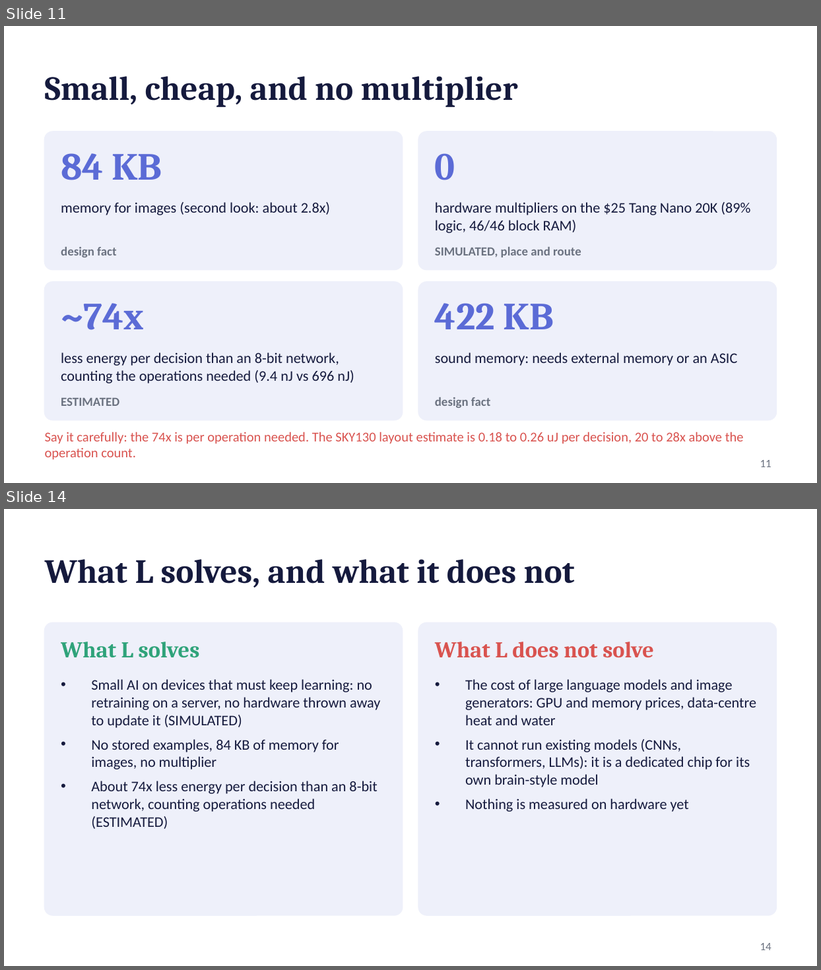
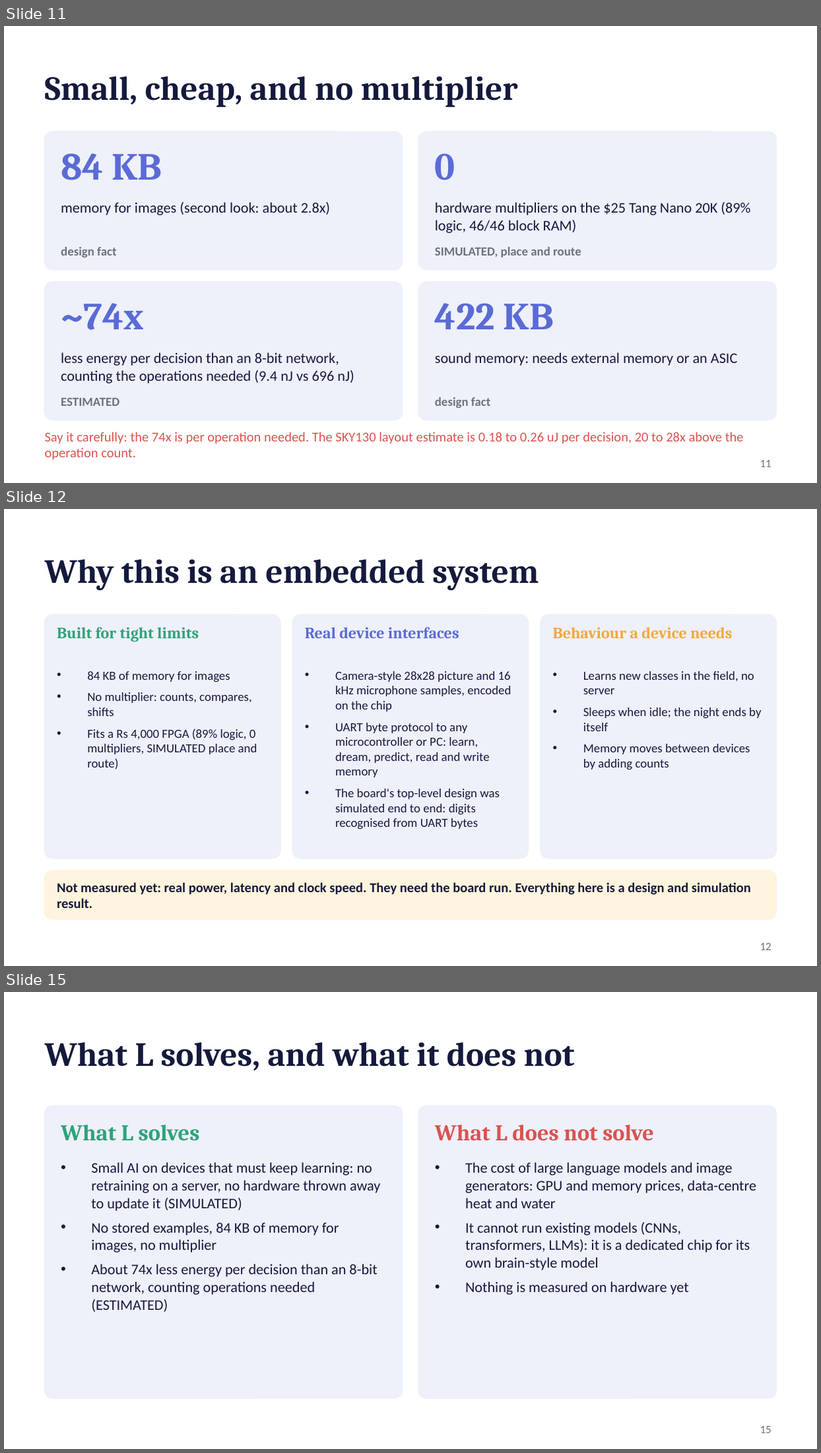
Before and after one commit to kurosaki11op-art/gpu2.0, a slide deck: docs/L_pitch_final.pptx. Shown one above the other, each under a label of ours: slides 11 and 14 before the commit, slides 11, 12 and 15 after it; the slides between them are not shown. The pictures are 821x970 and 821x1453 pixels, drawn with LibreOffice and Linux fonts; fonts in the diff are those of the drawing. Boxes give left, top, right and bottom in pixels: in the first picture for what was removed or moved away, otherwise in the second. Text is boxed around its words. In the diff, an @@ line names an element or a change of style, - is before the commit and + after.

```diff
--- a/docs/L_pitch_final.pptx
+++ b/docs/L_pitch_final.pptx
@@ slide 12 added at (4, 509, 817, 966), background #FFFFFF @@
@@ title added at (45, 559, 539, 591), 30 pt, text #151A3D, bold @@
+Why this is an embedded system
@@ rounded rectangle added at (45, 615, 281, 859), fill #EEF0FA, outline #EEF0FA 1 pt @@
@@ text added at (57, 627, 199, 642), 14 pt, text #2FA37A, bold @@
+Built for tight limits
@@ rounded rectangle added at (292, 615, 529, 859), fill #EEF0FA, outline #EEF0FA 1 pt @@
@@ text added at (305, 627, 459, 638), 14 pt, text #5B6BD6, bold @@
+Real device interfaces
@@ rounded rectangle added at (541, 615, 776, 859), fill #EEF0FA, outline #EEF0FA 1 pt @@
@@ text added at (553, 627, 732, 638), 14 pt, text #F2A93B, bold @@
+Behaviour a device needs
@@ text added at (87, 671, 257, 770), 11 pt, text #151A3D @@
+• 84 KB of memory for images
+• No multiplier: counts, compares, shifts
+• Fits a Rs 4,000 FPGA (89% logic, 0 multipliers, SIMULATED place and route)
@@ text added at (335, 671, 511, 830), 11 pt, text #151A3D @@
+• Camera-style 28x28 picture and 16 kHz microphone samples, encoded on the chip
+• UART byte protocol to any microcontroller or PC: learn, dream, predict, read and write memory
+• The board's top-level design was simulated end to end: digits recognised from UART bytes
@@ text added at (583, 671, 761, 770), 11 pt, text #151A3D @@
+• Learns new classes in the field, no server
+• Sleeps when idle; the night ends by itself
+• Memory moves between devices by adding counts
@@ rounded rectangle added at (45, 871, 776, 920), fill #FFF4DD, outline #FFF4DD 1 pt @@
@@ text added at (57, 883, 751, 908), 12 pt, text #151A3D, bold @@
+Not measured yet: real power, latency and clock speed. They need the board run. Everything here is a design and simulation result.
@@ page number added at (760, 943, 772, 951), 10 pt, text #6B7280 @@
+12
@@ what was slide 14 is now slide 15 @@
@@ page number at (760, 1426, 772, 1434): text changed @@
-14
+15
```
Also in this commit, not shown: 2 slides changed, 1 other file.
